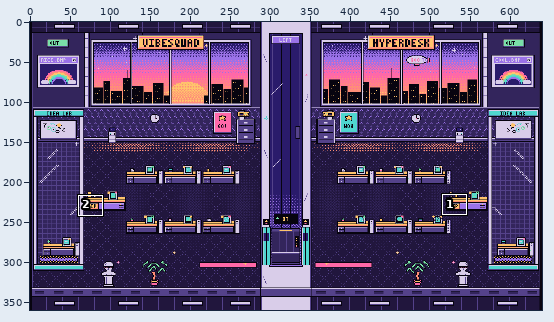
Two states of a pixel-art file, art/office/floor.aseprite. Above: a wide view before the commit, with the close-up outlined.
Close-up. Old version:
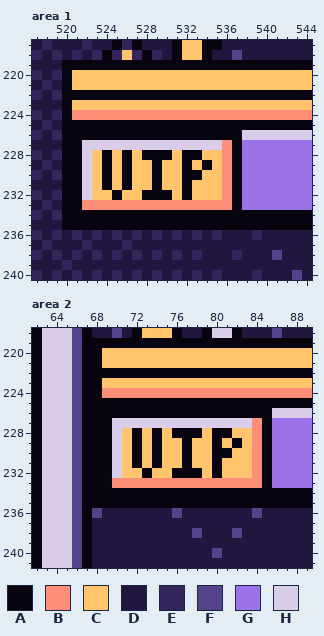
640x360 pixels, 1 frame. Shown: area 1: x 517..544, y 217..240; area 2: x 62..89, y 218..241.
Visible layers, top first: "light", "signs", "furniture", "building", "bg".
Palette (. is transparent): A #07040f  B #ff8e78  C #ffc46c  D #21163d  E #33255c  F #54428a  G #9b72e8  H #d9cde9
Pixels before, area 1, first column x 517:
217 DEDDDEDDAEADDDACCAADDDDDDDDD
218 EDEDEDEAECEAEDACCADDFDDDDDDD
219 DDDAAAAAAAAAAAAAAAAAAAAAAAAA
220 EDEACCCCCCCCCCCCCCCCCCCCCCCC
221 DEDACCCCCCCCCCCCCCCCCCCCCCCC
222 EDEAAAAAAAAAAAAAAAAAAAAAAAAA
223 DDDACCCCCCCCCCCCCCCCCCCCCCCC
224 EDEABBBBBBBBBBBBBBBBBBBBBBBB
225 DEDAAAAAAAAAAAAAAAAAAAAAAAAA
226 EDEAAAAAAAAAAAAAAAAAAHHHHHHH
227 DDDAAHHHHHHHHHHHHHHBAGGGGGGG
228 EDEAAHCACACAAACAACCBAGGGGGGG
229 DEDAAHCACACCACCACACBAGGGGGGG
230 EDEAAHCACACCACCAACCBAGGGGGGG
231 DDDAAHCACACCACCACCCBAGGGGGGG
232 EDEAAHCCACCAAACACCCBAGGGGGGG
233 DEDAABBBBBBBBBBBBBBBAGGGGGGG
234 EDEAAAAAAAAAAAAAAAAAAAAAAAAA
235 DDDAAAAAAAAAAAAAAAAAAAAAAAAA
236 EDEDEDEDEDEDEDEDEDEDDDEDDDDD
237 DEDDDEDDDEDDDDDDDDDDDDDDDDDD
238 EDEDEDEDEDEDEDEDEDDDEDDDFDDD
239 DDDEDDDDDDDDDDDDDDDDDDDDDDDD
240 EDEDEDEDEDEDEDEDEDEDDDEDDDFD
Pixels before, area 2, first column x 62:
218 AHHHFADDFDACCCADDAHHADDDFDDD
219 AHHHFAAAAAAAAAAAAAAAAAAAAAAA
220 AHHHFAACCCCCCCCCCCCCCCCCCCCC
221 AHHHFAACCCCCCCCCCCCCCCCCCCCC
222 AHHHFAAAAAAAAAAAAAAAAAAAAAAA
223 AHHHFAACCCCCCCCCCCCCCCCCCCCC
224 AHHHFAABBBBBBBBBBBBBBBBBBBBB
225 AHHHFAAAAAAAAAAAAAAAAAAAAAAA
226 AHHHFAAAAAAAAAAAAAAAAAAAHHHH
227 AHHHFAAAHHHHHHHHHHHHHHBAGGGG
228 AHHHFAAAHCACACAAACAACCBAGGGG
229 AHHHFAAAHCACACCACCACACBAGGGG
230 AHHHFAAAHCACACCACCAACCBAGGGG
231 AHHHFAAAHCACACCACCACCCBAGGGG
232 AHHHFAAAHCCACCAAACACCCBAGGGG
233 AHHHFAAABBBBBBBBBBBBBBBAGGGG
234 AHHHFAAAAAAAAAAAAAAAAAAAAAAA
235 AHHHFAAAAAAAAAAAAAAAAAAAAAAA
236 AHHHFAFDDDDDDDFDDDDDDDFDDDDD
237 AHHHFADDDDDDDDDDDDDDDDDDDDDD
238 AHHHFADDDDDDDDDDFDDDFDDDDDDD
239 AHHHFADDDDDDDDDDDDDDDDDDDDDD
240 AHHHFADDDDDDDDDDDDFDDDDDDDDD
241 AHHHFADDDDDDDDDDDDDDDDDDDDDD
The result:
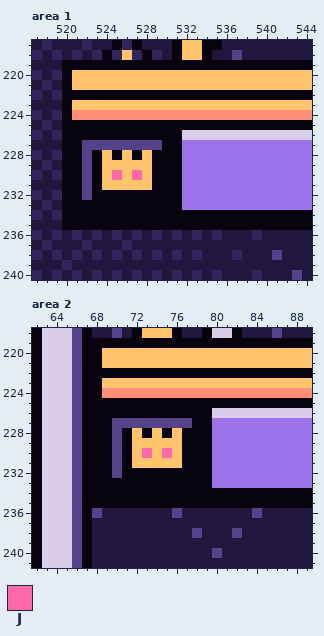
Colours new in this view: J #ff68a8
From old to new:
Area 1, layer "signs":
Colour B becomes colour A in row 233 at x 522 to 531.
Colour C becomes colour A in row 228 at x 523, 525, 527 and 531; in rows 229 to 231 at x 523 and 530 to 531; in row 232 at x 523 to 524, 526 to 527 and 531.
Colour H becomes colour A in row 227 at x 530 to 531.
Colour A becomes colour C in row 228 at x 524, 526 and 528; in rows 229 to 231 at x 524 and 526.
Colour H becomes colour F in row 227 at x 522 to 529; in rows 228 to 232 at x 522.
Colour A becomes colour G in row 227 at x 537; in row 228 at x 532 to 533 and 537; in row 229 at x 532, 534 and 537; in row 230 at x 532 to 533 and 537; in rows 231 to 232 at x 532 and 537; in row 233 at x 537.
Colour B becomes colour G in rows 227 to 232 at x 536; in row 233 at x 532 to 536.
Colour C becomes colour G in row 228 at x 534 to 535; in row 229 at x 533 and 535; in row 230 at x 534 to 535; in rows 231 to 232 at x 533 to 535.
Colour H becomes colour G in row 227 at x 532 to 535.
Colour A becomes colour H in row 226 at x 532 to 537.
Colour C becomes colour J in row 230 at x 525 and 527.
Area 2, layer "signs":
Colour B becomes colour A in row 233 at x 70 to 79.
Colour C becomes colour A in row 228 at x 71, 73, 75 and 79; in rows 229 to 231 at x 71 and 78 to 79; in row 232 at x 71 to 72, 74 to 75 and 79.
Colour H becomes colour A in row 227 at x 78 to 79.
Colour A becomes colour C in row 228 at x 72, 74 and 76; in rows 229 to 231 at x 72 and 74.
Colour H becomes colour F in row 227 at x 70 to 77; in rows 228 to 232 at x 70.
Colour A becomes colour G in row 227 at x 85; in row 228 at x 80 to 81 and 85; in row 229 at x 80, 82 and 85; in row 230 at x 80 to 81 and 85; in rows 231 to 232 at x 80 and 85; in row 233 at x 85.
Colour B becomes colour G in rows 227 to 232 at x 84; in row 233 at x 80 to 84.
Colour C becomes colour G in row 228 at x 82 to 83; in row 229 at x 81 and 83; in row 230 at x 82 to 83; in rows 231 to 232 at x 81 to 83.
Colour H becomes colour G in row 227 at x 80 to 83.
Colour A becomes colour H in row 226 at x 80 to 85.
Colour C becomes colour J in row 230 at x 73 and 75.
Boxes around the changes in both close-ups, in picture pixels (x1, y1, x2, y2):
changed: (82, 130, 242, 210)
changed: (112, 408, 272, 488)
